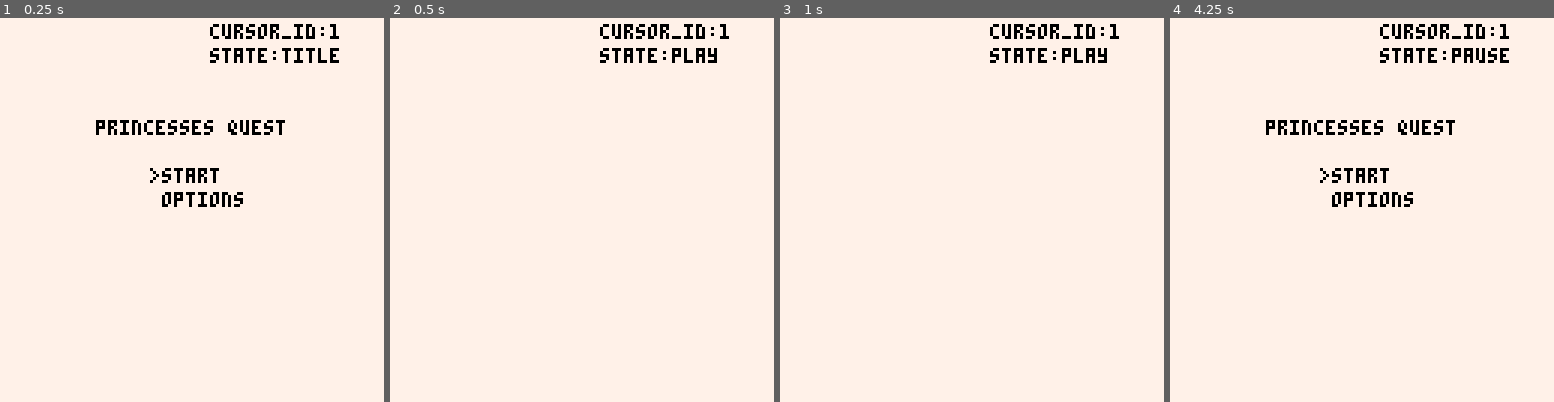
Above: before the commit, frames 1-4 (left to right).
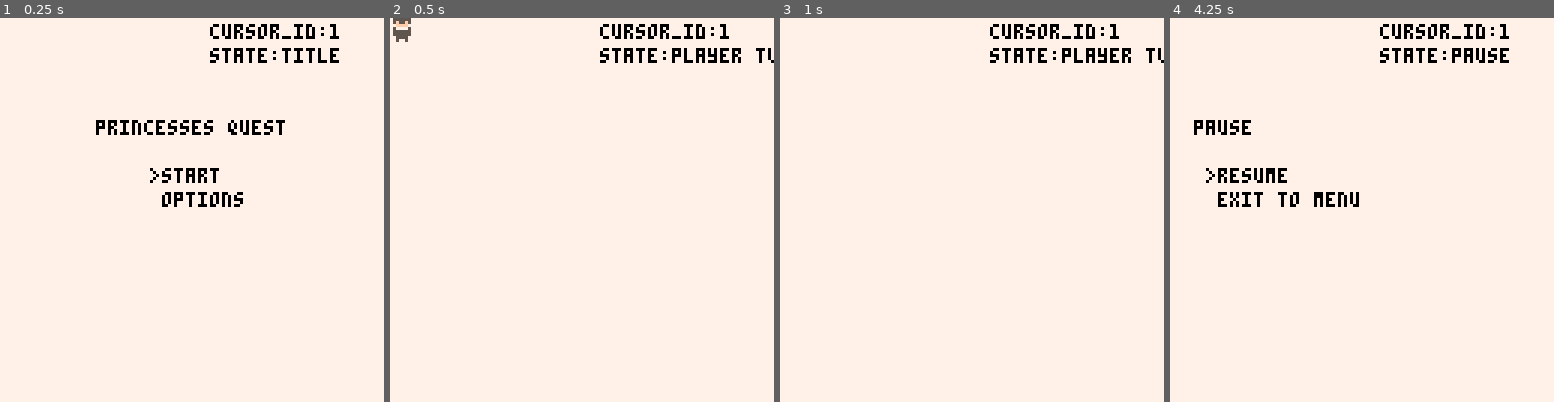
Above: after the commit, the same moments.

Repository: ianlennonford/pico
Game: PICO-8 cartridge p_quest.p8
Same seed, same stepped clock (60 frames per second), same inputs: the game is played once before the commit and once after it.
Inputs:
- Up to frame 1 (0.25 s): no input
- Up to frame 2 (0.5 s): tap X (X key) at 0.33 s
- Up to frame 3 (1 s): tap O (Z key) at 0.7 s
- Up to frame 4 (4.25 s): tap X (X key) at 1.07, 1.85, 2.97, 4.08 s; hold Right 1.6-2.1 s; tap O (Z key) every 0.4 s from 1.7 to 4.1 s; hold Up 2.15-2.42 s; hold Right 2.47-3.03 s; hold Left 3.08-3.58 s; hold Down 3.63-3.97 s; hold Right from 4.02 s (still down)

Frame 1 is identical in both runs. In frame 2, 0.4% of the frame differs, in the area x 0-100%, y 0-12%; in frame 3, 0.2%; in frame 4, 2.7%, in the area x 6-75%, y 26-50%.

Commit message:
Created the character object and table for item deffinitions

Diff:
--- a/p_quest.p8
+++ b/p_quest.p8
@@ -3,8 +3,6 @@
 __lua__
 --princesses quest
 --increment
-
---hi this is a test
 
 function _init()
   cls(7)
@@ -15,15 +13,54 @@
   menu={"start","options"}
   menu_state="princesses quest"
 
-  entities={}--create a list of all entities in the current level
+  obj={}--create a list to hold all objects in the current level
 
   player={}--create the player object
   player.state=1--*1=warrior,2=archer,3=wizard,4=???
   player.x=0
   player.y=0
   player.sprite=1--corresponds to player state * anim length
-
-  add(entities,player)--add the player to list of entities
+  function player:update()
+    if state=="player turn" then--input control if it is your turn
+      if btnp(0) then--move left
+        self.x-=8
+      elseif btnp(1) then--move right
+        self.x+=8
+      elseif btnp(2) then--move up
+        self.y-=8
+      elseif btnp(3) then--move down
+        self.y+=8
+      elseif btnp(4) then--switch characters
+        self.state+=1
+        if self.state>4 then--*need to account for fallen allies here too
+          self.state=1
+        end
+      elseif btnp(5) then--pause the game
+        state="pause"
+      end
+    end
+  end
+  function player:draw()
+    spr(self.state,self.x,self.y)--*need to add animation to state variable
+  end
+
+  add(obj,player)--add the player to list of entities
+
+  item={}--item dictionary
+  item.potion={info="",cost=0}
+  item.sword={info="",cost=0}--*maybe put this into equipment table?
+end
+
+function update_table(table)
+  for obj in all(table) do
+    obj.update(obj)
+  end
+end
+
+function draw_table(table)
+  for obj in all(table) do
+    obj.draw(obj)
+  end
 end
 
 function update_menu()
@@ -68,7 +105,7 @@
   if menu_state=="princesses quest" then
     nil_table(menu)--clear the current menu table
     if cursor_id==1 then
-      state="play"--start the game
+      state="player turn"--start the game
       nil_table(menu)
       add(menu,"resume")
       add(menu,"exit to menu")
@@ -88,7 +125,7 @@
     end
   elseif menu_state=="pause" then
     if cursor_id==1 then--resume the game
-      state="play"
+      state="player turn"
     elseif cursor_id==2 then--exit to main menu
       nil_table(menu)
       add(menu,"start")
@@ -115,10 +152,8 @@
 function _update60()
   if state=="title" then
     update_menu()
-  elseif state=="play" then
-    if btnp(5) then--*put this into a player input object?
-      state="pause"--pause the game
-    end
+  elseif state=="player turn" then
+    update_table(obj)
   elseif state=="pause" then
     update_menu()
   end
@@ -133,8 +168,9 @@
   end
   if state=="title" or state=="pause" then
     draw_menu()
-  --elseif state=="pause" then
-  --  draw_menu()
+  elseif state=="player turn" then
+    --draw all objects, map, and gui
+    draw_table(obj)
   end
 end
 
